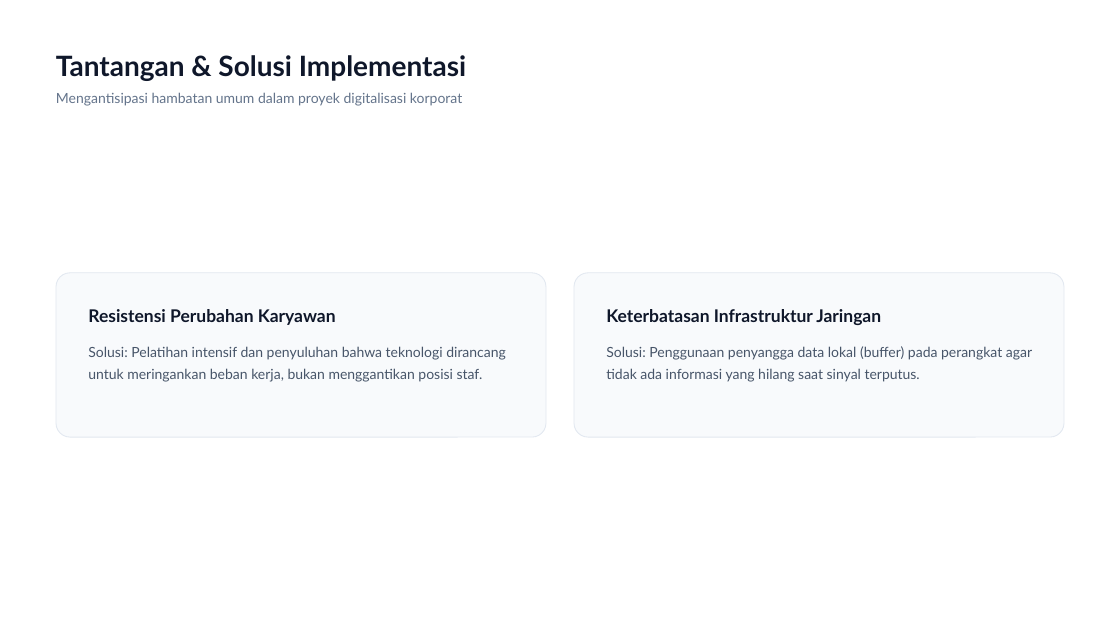
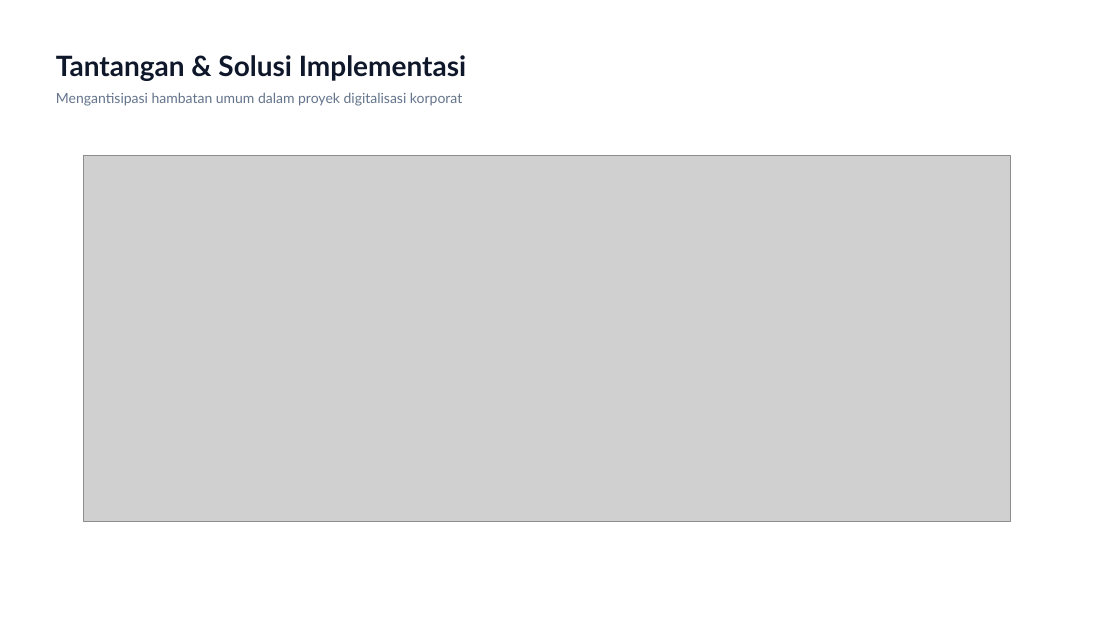
Before and after one commit to dendie851/iot-monitor-temperatur, a slide deck: slide 16 of slide-presentasi/IoT-untuk-Bisnis-Dari-Sensor-Menuju-Keputusan-Strategis.pptx (slide 17 before the commit). Drawn at 1120x630 pixels with LibreOffice and Linux fonts; fonts in the diff are those of the drawing; grey boxes stand for pictures. Boxes give left, top, right and bottom in pixels: in the first picture for what was removed or moved away, otherwise in the second. Text is boxed around its words. In the diff, an @@ line names an element or a change of style, - is before the commit and + after.

```diff
--- a/slide-presentasi/IoT-untuk-Bisnis-Dari-Sensor-Menuju-Keputusan-Strategis.pptx
+++ b/slide-presentasi/IoT-untuk-Bisnis-Dari-Sensor-Menuju-Keputusan-Strategis.pptx
@@ picture added at bbox=[84, 155, 1011, 522] @@
@@ rounded rectangle removed at bbox=[56, 273, 546, 438] @@
@@ rounded rectangle removed at bbox=[574, 273, 1064, 438] @@
@@ text removed at bbox=[88, 309, 336, 325] @@
-Resistensi Perubahan Karyawan
@@ text removed at bbox=[606, 309, 881, 325] @@
-Keterbatasan Infrastruktur Jaringan
@@ text removed at bbox=[88, 346, 506, 382] @@
-Solusi: Pelatihan intensif dan penyuluhan bahwa teknologi dirancang untuk meringankan beban kerja, bukan menggantikan posisi staf.
@@ text removed at bbox=[606, 346, 1032, 382] @@
-Solusi: Penggunaan penyangga data lokal (buffer) pada perangkat agar tidak ada informasi yang hilang saat sinyal terputus.
```
Also in this commit, not shown: 11 other slides changed, 1 slide removed.
